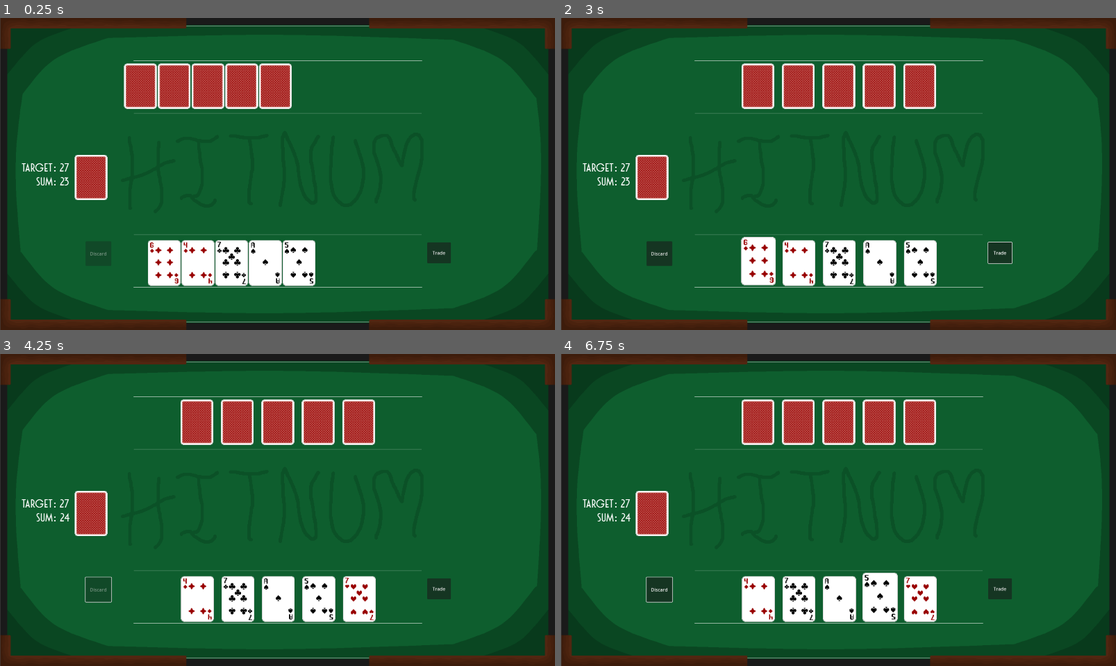
Above: before the commit, frames 1-4 (two rows, left to right).
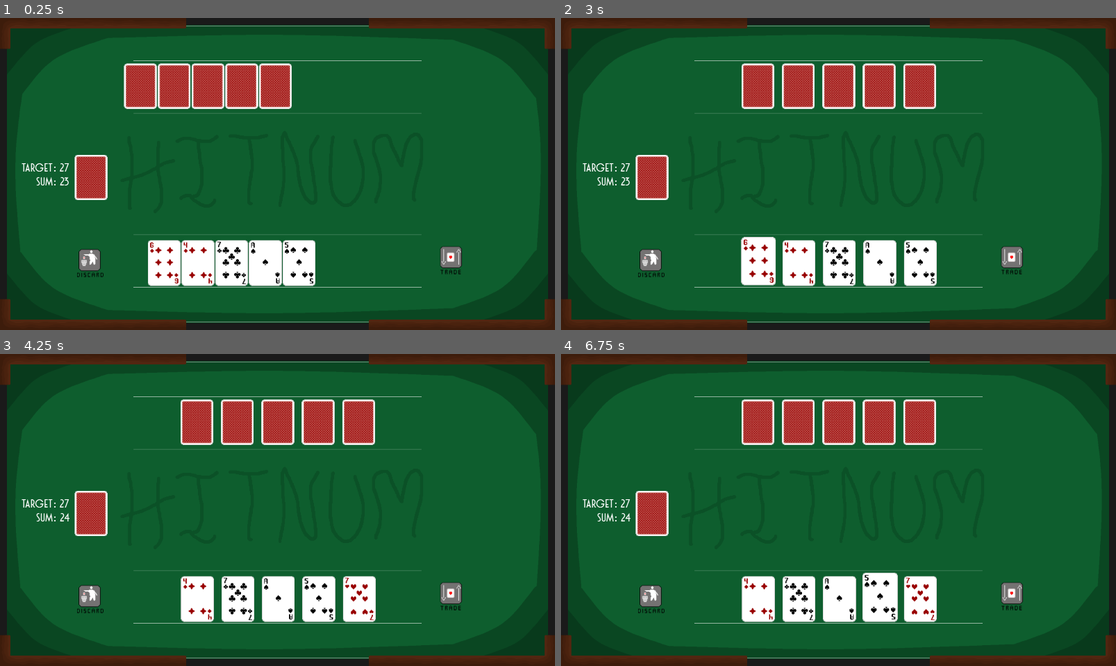
Above: after the commit, the same moments.

Repository: Otaibifmf/card-game
Game: Godot game, scene res://Main.tscn
The game is run twice, just before and just after one commit, with the same random seed, the same clock (stepped at 60 frames per second) and the same inputs.
Inputs (mouse positions are in pixels of both pictures, inside the frame that each line leads up to; where the layout moved, square brackets give the same spot in the first picture):
- Up to frame 1 (0.25 s): no input
- Up to frame 2 (3 s): click (1010, 261) [999, 252] at 0.5 s; click (1010, 261) [999, 252] at 1.25 s; click (1010, 261) [999, 252] at 2 s; tap Enter at 2.75 s; move the mouse to (760, 264) at 2.77 s; click (760, 264) at 2.92 s
- Up to frame 3 (4.25 s): click (88, 600) [99, 591] at 3.5 s
- Up to frame 4 (6.75 s): tap Space at 4.25, 6.5 s; move the mouse to (760, 600) at 4.27 s; click (760, 600) at 4.42 s; move the mouse to (799, 600) at 5.02 s; click (799, 600) at 5.17 s; tap Enter at 5.75 s; move the mouse to (838, 600) at 5.77 s; click (838, 600) at 5.92 s; move the mouse to (877, 600) at 6.52 s; click (877, 600) at 6.67 s

The runs differ from the first frame. In frame 1, 0.9% of the frame differs, in the area x 0-99%, y 0-100%; in frame 2, 1.2%; in frame 3, 1.0%; in frame 4, 1.2%.

Commit message:
Discard and trade buttons added

Diff:
--- a/Main.tscn
+++ b/Main.tscn
@@ -8,6 +8,10 @@
 [ext_resource type="FontFile" uid="uid://dnwjbwoxnb63" path="res://assets/fonts/GrandcasinoRegular.otf" id="6_uer5g"]
 [ext_resource type="Script" path="res://BotHand.gd" id="6_yibso"]
 [ext_resource type="Script" path="res://TurnManager.gd" id="7_bm22m"]
+[ext_resource type="Texture2D" uid="uid://ymkshgaes8c6" path="res://assets/Discard_Button.png" id="9_kintf"]
+[ext_resource type="Texture2D" uid="uid://76vu05xeloiv" path="res://assets/Dark_Discard_Button.png" id="10_p7jqx"]
+[ext_resource type="Texture2D" uid="uid://c4tygjby0dmrt" path="res://assets/trade_button.png" id="11_3swvn"]
+[ext_resource type="Texture2D" uid="uid://b73r221o0nx8c" path="res://assets/Dark_Trade_Button.png" id="12_750ol"]
 
 [sub_resource type="Theme" id="Theme_mu1qb"]
 
@@ -20,7 +24,8 @@
 [node name="Background" type="TextureRect" parent="."]
 z_index = -1
 z_as_relative = false
-offset_right = 1920.0
+offset_left = -1.0
+offset_right = 1919.0
 offset_bottom = 1080.0
 texture = ExtResource("3_1re3l")
 
@@ -33,13 +38,6 @@
 [node name="PlayerHand" type="Node2D" parent="."]
 position = Vector2(482, 322)
 script = ExtResource("2_5e2s4")
-
-[node name="DiscardButton" type="Button" parent="."]
-offset_left = 295.0
-offset_top = 773.0
-offset_right = 384.0
-offset_bottom = 858.0
-text = "Discard"
 
 [node name="WinLabel" type="Label" parent="."]
 visible = false
@@ -80,9 +78,20 @@
 theme_override_font_sizes/font_size = 40
 text = "Target: 0"
 
-[node name="TradeButton" type="Button" parent="."]
-offset_left = 1477.0
-offset_top = 777.0
-offset_right = 1559.0
-offset_bottom = 849.0
-text = "Trade"
+[node name="DiscardButton" type="TextureButton" parent="."]
+offset_left = 265.0
+offset_top = 800.0
+offset_right = 312.0
+offset_bottom = 850.0
+scale = Vector2(2, 2)
+texture_normal = ExtResource("9_kintf")
+texture_pressed = ExtResource("10_p7jqx")
+
+[node name="TradeButton" type="TextureButton" parent="."]
+offset_left = 1521.0
+offset_top = 790.0
+offset_right = 1561.0
+offset_bottom = 839.0
+scale = Vector2(2, 2)
+texture_normal = ExtResource("11_3swvn")
+texture_pressed = ExtResource("12_750ol")
Not shown: 1 places in Main.tscn that only renumber resources
